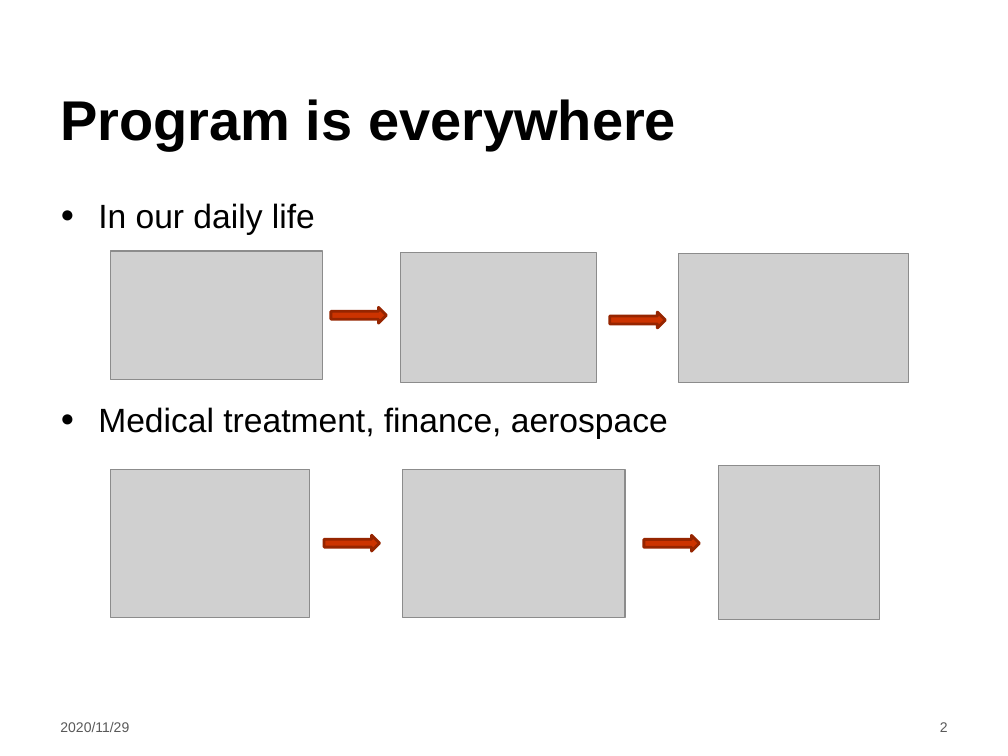
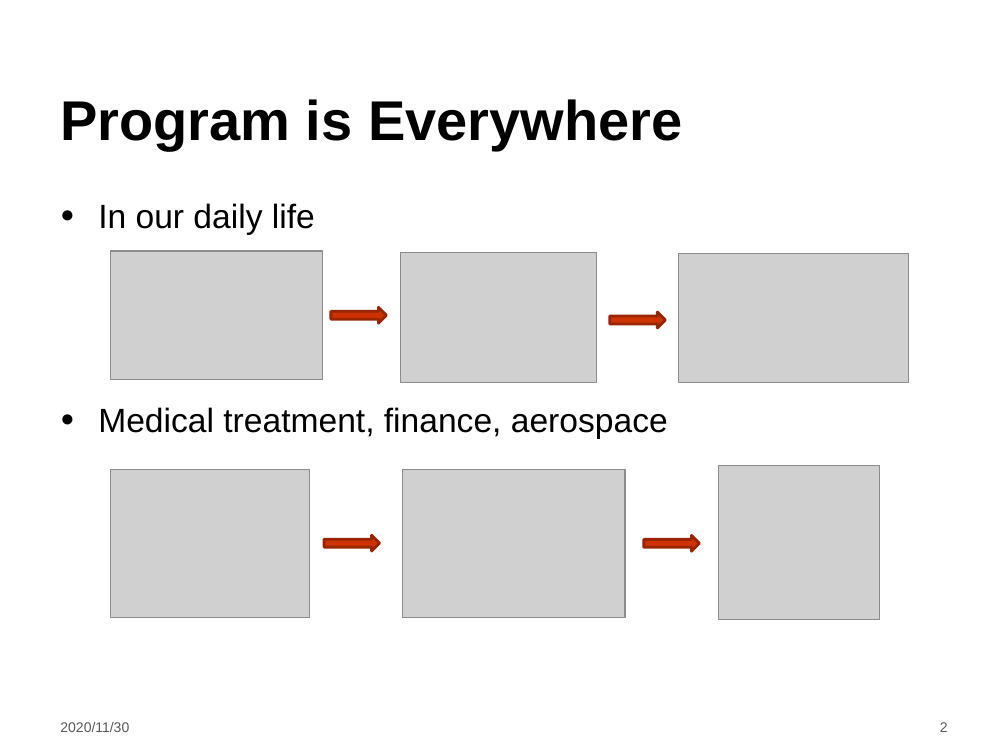
Before and after one commit to LintianShi/Research-Proposal, a slide deck: slide 2 of Symbolic_execution.pptx. Drawn at 1008x756 pixels with LibreOffice and Linux fonts; fonts in the diff are those of the drawing; grey boxes stand for pictures; background and template pictures are left out. Boxes give left, top, right and bottom in pixels: in the first picture for what was removed or moved away, otherwise in the second. Text is boxed around its words. In the diff, an @@ line names an element or a change of style, - is before the commit and + after.

```diff
--- a/Symbolic_execution.pptx
+++ b/Symbolic_execution.pptx
@@ title at [60, 99, 682, 149]: text changed @@
-Program is everywhere
+Program is Everywhere
@@ text at [60, 722, 129, 732]: text changed @@
-2020/11/29
+2020/11/30
```
Also in this commit, not shown: 11 other slides changed, 5 slides added, 4 slides removed.
